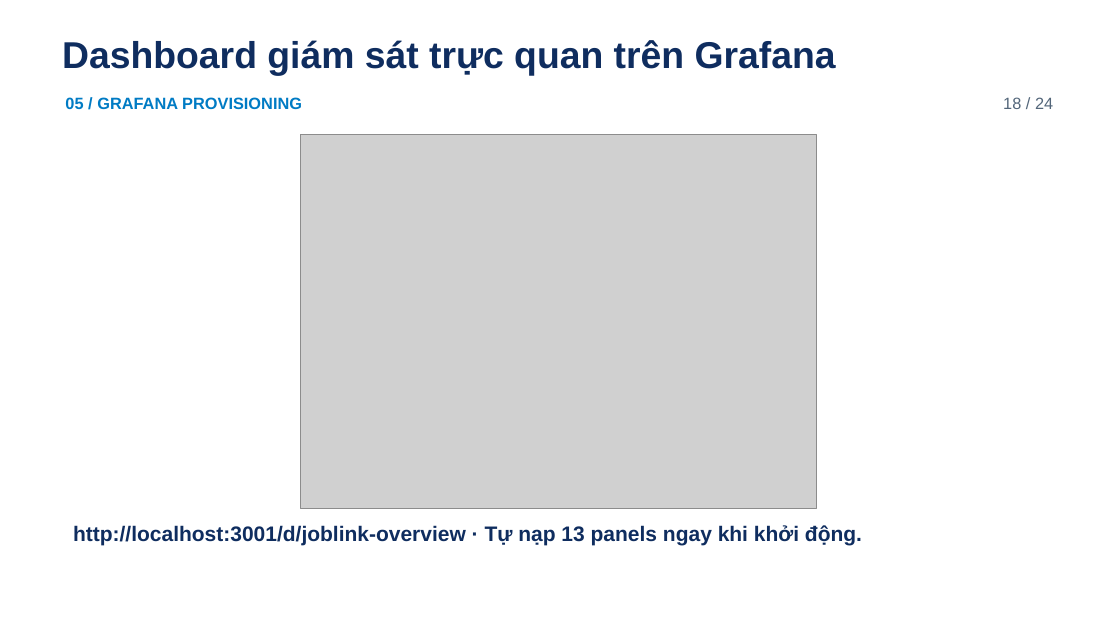
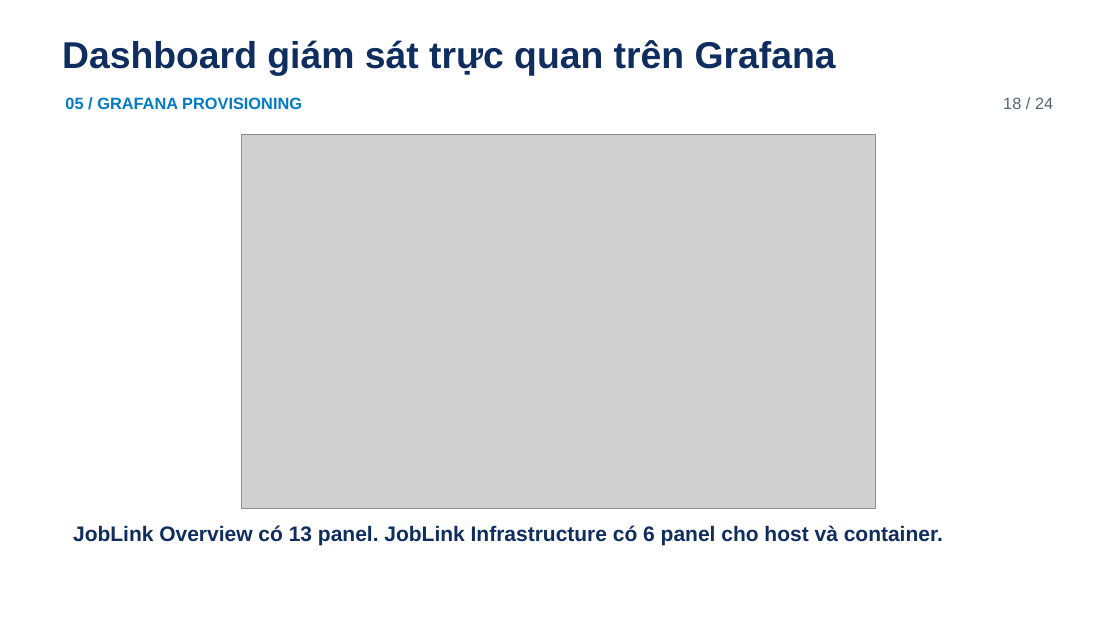
Before and after one commit to hieunofun/cong-nghe-phan-mem, a slide deck: slide 18 of JobLink_Final_Presentation.pptx. Drawn at 1120x630 pixels with LibreOffice and Linux fonts; fonts in the diff are those of the drawing; grey boxes stand for pictures; background and template pictures are left out. Boxes give left, top, right and bottom in pixels: in the first picture for what was removed or moved away, otherwise in the second. Text is boxed around its words. In the diff, an @@ line names an element or a change of style, - is before the commit and + after.

Commit message:
Update JobLink defense deck and demo runbook

```diff
--- a/JobLink_Final_Presentation.pptx
+++ b/JobLink_Final_Presentation.pptx
@@ picture: place and size @@
-picture at bbox=[301, 134, 817, 508]
+picture at bbox=[242, 134, 876, 508]
@@ text at bbox=[73, 525, 943, 545]: text changed @@
-http://localhost:3001/d/joblink-overview · Tự nạp 13 panels ngay khi khởi động.
+JobLink Overview có 13 panel. JobLink Infrastructure có 6 panel cho host và container.
```
Also in this commit, not shown: 11 other slides changed, 2 slides added, 2 slides removed, 3 other files.
